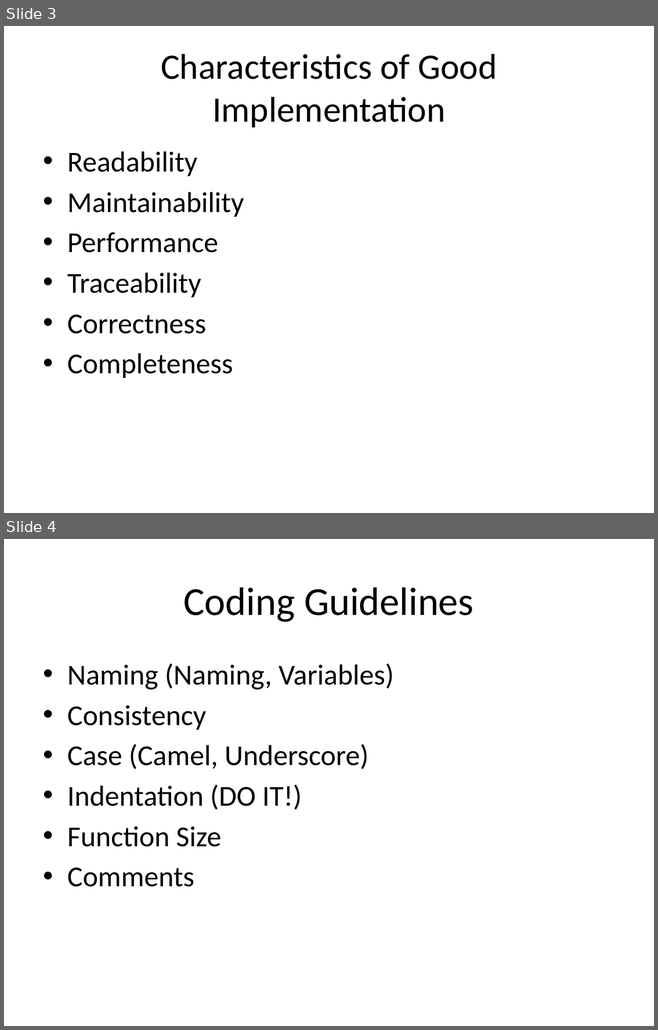
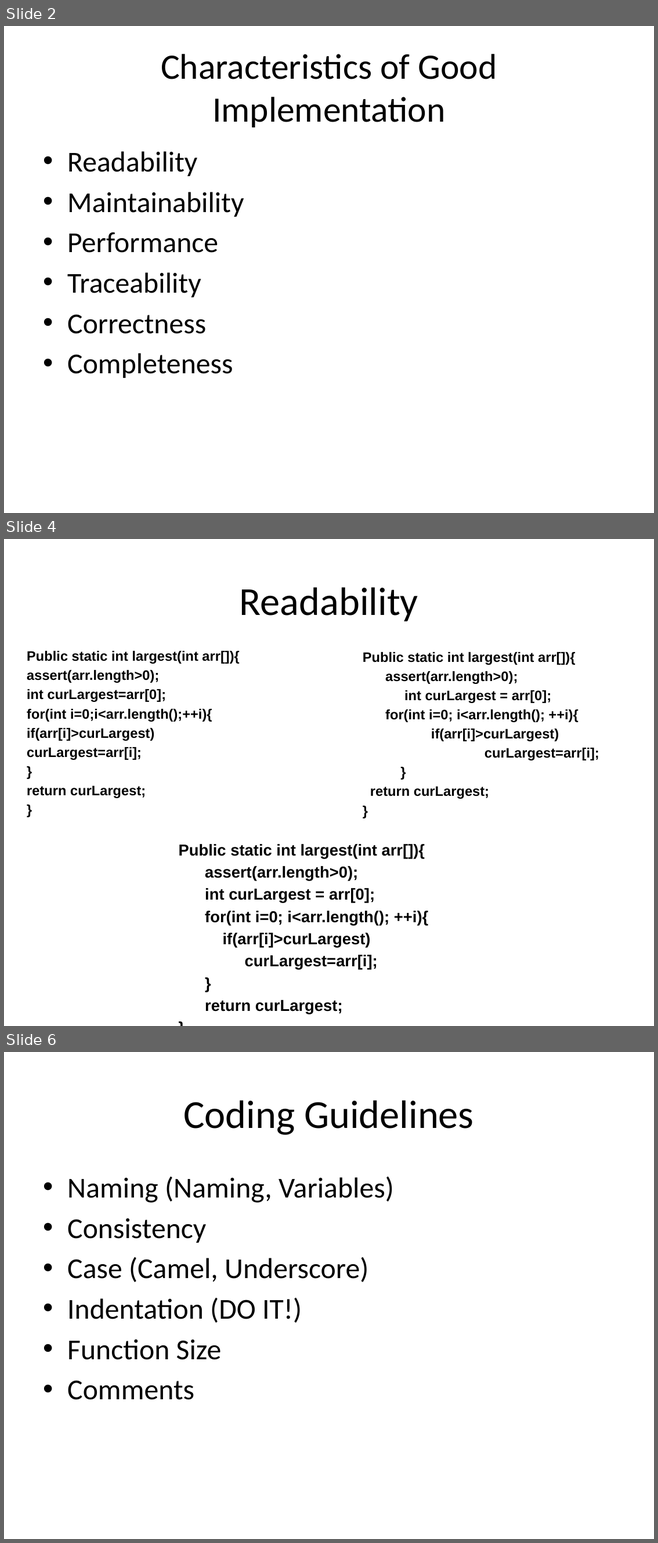
Before and after one commit to matt-mccarthy/501-program-design-pres, a slide deck: presentation/PresentAPI.pptx. Shown one above the other, each under a label of ours: slides 3 and 4 before the commit, slides 2, 4 and 6 after it; the slides between them are not shown. The pictures are 658x1030 and 658x1543 pixels, drawn with LibreOffice and Linux fonts; fonts in the diff are those of the drawing. Boxes give left, top, right and bottom in pixels: in the first picture for what was removed or moved away, otherwise in the second. Text is boxed around its words. In the diff, an @@ line names an element or a change of style, - is before the commit and + after.

```diff
--- a/presentation/PresentAPI.pptx
+++ b/presentation/PresentAPI.pptx
@@ slide 4 added at (4, 539, 654, 1026), background #FFFFFF @@
@@ title added at (239, 587, 418, 621), 44 pt, text #000000 @@
+Readability
@@ text added at (27, 651, 239, 798), 15.2 pt, text #000000, bold @@
+Public static int largest(int arr[]){
+assert(arr.length>0);
+int curLargest=arr[0];
+for(int i=0;i<arr.length();++i){
+if(arr[i]>curLargest)
+curLargest=arr[i];
+}
+return curLargest;
+}
@@ text added at (362, 652, 599, 799), 15.2 pt, text #000000, bold @@
+Public static int largest(int arr[]){
+assert(arr.length>0);
+int curLargest = arr[0];
+for(int i=0; i<arr.length(); ++i){
+if(arr[i]>curLargest)
+curLargest=arr[i];
+}
+return curLargest;
+}
@@ text added at (179, 844, 428, 1015), 17.6 pt, text #000000, bold @@
+Public static int largest(int arr[]){
+assert(arr.length>0);
+int curLargest = arr[0];
+for(int i=0; i<arr.length(); ++i){
+if(arr[i]>curLargest)
+curLargest=arr[i];
+}
+return curLargest;
+}
@@ what was slide 3 is now slide 2 @@
@@ what was slide 4 is now slide 6 @@
```
Also in this commit, not shown: 2 slides changed, 3 other slides added, 1 slide removed.
